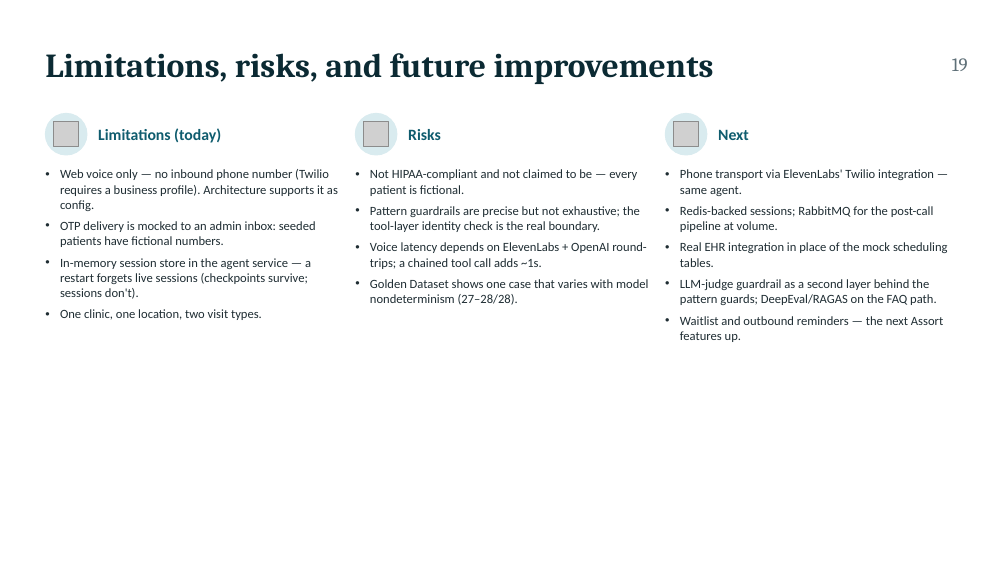
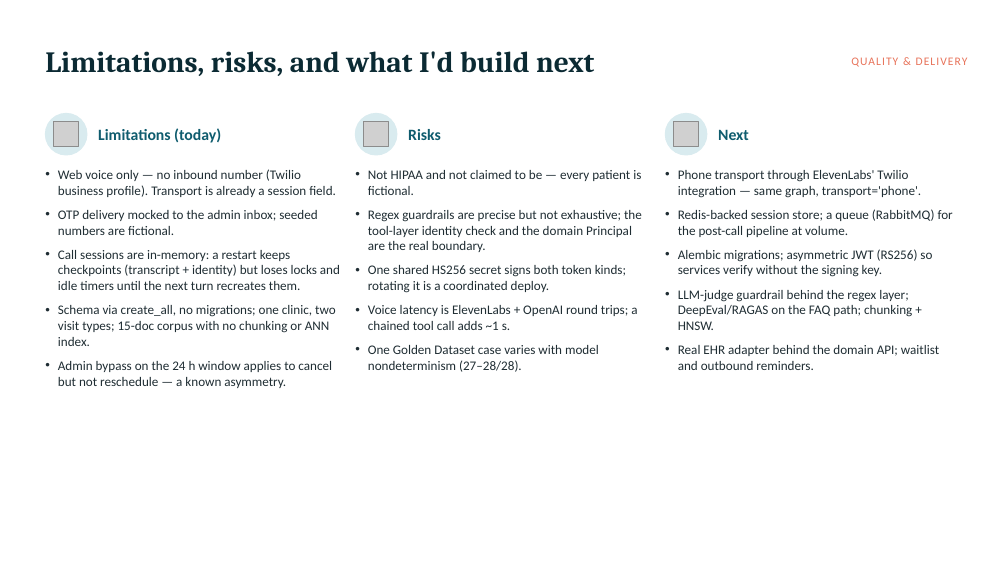
Before and after one commit to SeanYHan888/voice-agent, a slide deck: slide 26 of docs/presentation/maya-deck.pptx (slide 21 before the commit). Drawn at 1008x567 pixels with LibreOffice and Linux fonts; fonts in the diff are those of the drawing; grey boxes stand for pictures. Boxes give left, top, right and bottom in pixels: in the first picture for what was removed or moved away, otherwise in the second. Text is boxed around its words. In the diff, an @@ line names an element or a change of style, - is before the commit and + after.

```diff
--- a/docs/presentation/maya-deck.pptx
+++ b/docs/presentation/maya-deck.pptx
@@ text at [45, 51, 594, 76]: text changed; size 32 to 28 pt @@
-Limitations, risks, and future improvements
+Limitations, risks, and what I'd build next
@@ text at [851, 57, 968, 67]: text changed; size 18 to 11 pt; font Cambria to Calibri; text colour #5F7078 to #E8735A @@
-19
+QUALITY & DELIVERY
@@ text at [58, 169, 340, 388]: text changed; size 12 to 12.5 pt @@
-• Web voice only — no inbound phone number (Twilio requires a business profile). Architecture supports it as config.
-• OTP delivery is mocked to an admin inbox: seeded patients have fictional numbers.
-• In-memory session store in the agent service — a restart forgets live sessions (checkpoints survive; sessions don't).
-• One clinic, one location, two visit types.
+• Web voice only — no inbound number (Twilio business profile). Transport is already a session field.
+• OTP delivery mocked to the admin inbox; seeded numbers are fictional.
+• Call sessions are in-memory: a restart keeps checkpoints (transcript + identity) but loses locks and idle timers until the next turn recreates them.
+• Schema via create_all, no migrations; one clinic, two visit types; 15-doc corpus with no chunking or ANN index.
+• Admin bypass on the 24 h window applies to cancel but not reschedule — a known asymmetry.
@@ text at [368, 170, 642, 372]: text changed; size 12 to 12.5 pt @@
-• Not HIPAA-compliant and not claimed to be — every patient is fictional.
-• Pattern guardrails are precise but not exhaustive; the tool-layer identity check is the real boundary.
-• Voice latency depends on ElevenLabs + OpenAI round-trips; a chained tool call adds ~1s.
-• Golden Dataset shows one case that varies with model nondeterminism (27–28/28).
+• Not HIPAA and not claimed to be — every patient is fictional.
+• Regex guardrails are precise but not exhaustive; the tool-layer identity check and the domain Principal are the real boundary.
+• One shared HS256 secret signs both token kinds; rotating it is a coordinated deploy.
+• Voice latency is ElevenLabs + OpenAI round trips; a chained tool call adds ~1 s.
+• One Golden Dataset case varies with model nondeterminism (27–28/28).
@@ text at [678, 170, 953, 370]: text changed; size 12 to 12.5 pt @@
-• Phone transport via ElevenLabs' Twilio integration — same agent.
-• Redis-backed sessions; RabbitMQ for the post-call pipeline at volume.
-• Real EHR integration in place of the mock scheduling tables.
-• LLM-judge guardrail as a second layer behind the pattern guards; DeepEval/RAGAS on the FAQ path.
-• Waitlist and outbound reminders — the next Assort features up.
+• Phone transport through ElevenLabs' Twilio integration — same graph, transport='phone'.
+• Redis-backed session store; a queue (RabbitMQ) for the post-call pipeline at volume.
+• Alembic migrations; asymmetric JWT (RS256) so services verify without the signing key.
+• LLM-judge guardrail behind the regex layer; DeepEval/RAGAS on the FAQ path; chunking + HNSW.
+• Real EHR adapter behind the domain API; waitlist and outbound reminders.
```
Also in this commit, not shown: 5 other slides changed, 22 slides added, 16 slides removed, 5 other files.
